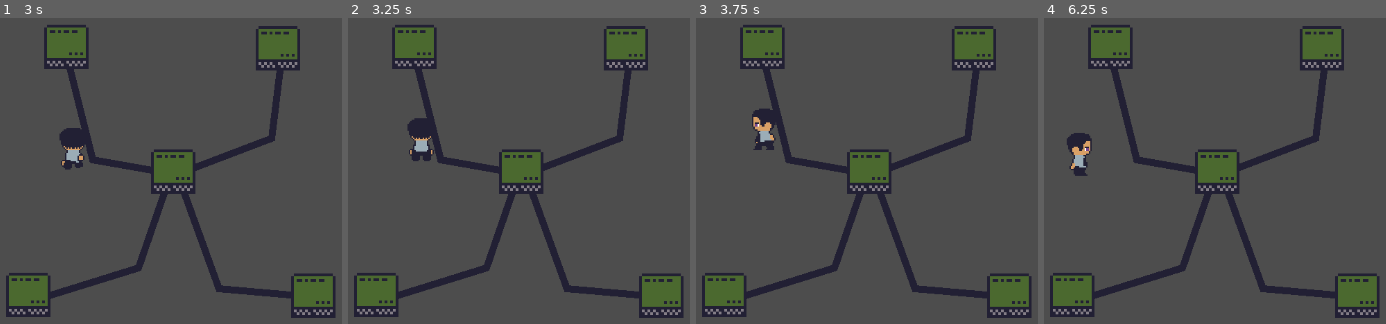
Above: before the commit, frames 1-4 (left to right).
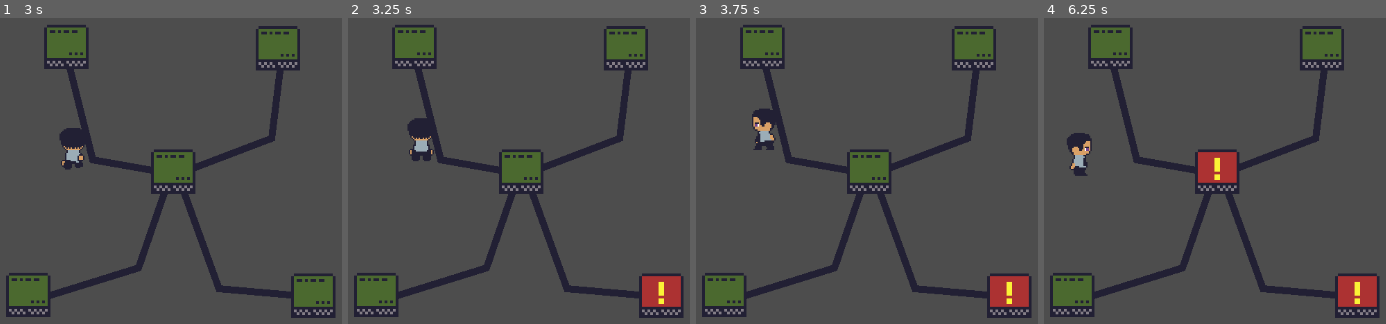
Above: after the commit, the same moments.

Repository: IsaelGabriel/lgj-2023
Game: Godot game, scene res://scenes/test_scene.tscn
Same seed, same stepped clock (60 frames per second), same inputs: the game is played once before the commit and once after it. The project has no main scene, so this scene is started directly.
Inputs:
- Up to frame 1 (3 s): tap Enter at 0.5 s; hold Right (p1_right) 0.53-1.28 s; tap Space (p1_use) at 0.6, 1.35, 2.1, 2.75, 2.85 s; hold Down (p1_down) 1.28-2.03 s; hold Right (p1_right) 2.03-2.78 s; hold Up (p1_up) from 2.78 s (still down)
- Up to frame 2 (3.25 s): keep holding Up (p1_up)
- Up to frame 3 (3.75 s): release Up (p1_up) at 3.53 s; hold Left (p1_left) from 3.53 s (still down); tap Space (p1_use) at 3.6 s
- Up to frame 4 (6.25 s): tap Space (p1_use) at 4.35, 5.1, 5.85 s; release Left (p1_left) at 5.03 s; hold Down (p1_down) 5.03-5.78 s; hold Right (p1_right) from 5.78 s (still down)

Frame 1 is identical in both runs. In frame 2, 1.2% of the frame differs, in the area x 85-98%, y 84-95%; in frame 3, 1.2%; in frame 4, 2.3%, in the area x 45-98%, y 43-95%.

Commit message:
added virus random spawn

Diff:
--- a/scenes/test_scene.tscn
+++ b/scenes/test_scene.tscn
@@ -12,19 +12,21 @@
 [node name="Network" type="Node" parent="."]
 script = ExtResource("2_k0r3j")
 
-[node name="computer" parent="Network" instance=ExtResource("3_na8rk")]
+[node name="Computers" type="Node" parent="Network"]
+
+[node name="computer" parent="Network/Computers" instance=ExtResource("3_na8rk")]
 position = Vector2(681, 457)
 
-[node name="computer2" parent="Network" instance=ExtResource("3_na8rk")]
+[node name="computer2" parent="Network/Computers" instance=ExtResource("3_na8rk")]
 position = Vector2(270, 456)
 
-[node name="computer3" parent="Network" instance=ExtResource("3_na8rk")]
+[node name="computer3" parent="Network/Computers" instance=ExtResource("3_na8rk")]
 position = Vector2(479, 278)
 
-[node name="computer4" parent="Network" instance=ExtResource("3_na8rk")]
+[node name="computer4" parent="Network/Computers" instance=ExtResource("3_na8rk")]
 position = Vector2(630, 100)
 
-[node name="computer5" parent="Network" instance=ExtResource("3_na8rk")]
+[node name="computer5" parent="Network/Computers" instance=ExtResource("3_na8rk")]
 position = Vector2(325, 98)
 
 [node name="Line2D" type="Line2D" parent="Network"]
@@ -46,3 +48,14 @@
 z_index = -1
 points = PackedVector2Array(693, 460, 545, 447, 486, 284)
 default_color = Color(0.132813, 0.125, 0.203125, 1)
+
+[node name="MaxVirusTimer" type="Timer" parent="Network"]
+wait_time = 15.0
+autostart = true
+
+[node name="VirusTimer" type="Timer" parent="Network"]
+wait_time = 3.0
+autostart = true
+
+[connection signal="timeout" from="Network/MaxVirusTimer" to="Network" method="_on_max_virus_timer_timeout"]
+[connection signal="timeout" from="Network/VirusTimer" to="Network" method="_on_virus_timer_timeout"]
--- a/scripts/Network.gd
+++ b/scripts/Network.gd
@@ -1,11 +1,13 @@
 extends Node
 
-
-@onready var computer1=$computer
-@onready var computer2=$computer2
-@onready var computer3=$computer3
-@onready var computer4=$computer4
-@onready var computer5=$computer5
+@onready var max_virus_timer=$MaxVirusTimer
+@onready var virus_timer=$VirusTimer
+@onready var computer1=$Computers/computer
+@onready var computer2=$Computers/computer2
+@onready var computer3=$Computers/computer3
+@onready var computer4=$Computers/computer4
+@onready var computer5=$Computers/computer5
+@onready var recent_virus=false
 
 func _ready():
 	computer1.start([computer3])
@@ -13,3 +15,21 @@
 	computer3.start([computer1,computer2,computer4,computer5])
 	computer4.start([computer3])
 	computer5.start([computer3])
+
+
+func spawn_virus():
+	var computers=$Computers.get_children()
+	randomize()
+	var i=randi()%(computers.size())
+	computers[i].virus()
+
+func _on_max_virus_timer_timeout():
+		spawn_virus()
+
+
+func _on_virus_timer_timeout():
+	randomize()
+	var i =randi()%10
+	if i==0:# 10% de chance
+		spawn_virus()
+		max_virus_timer.start()
